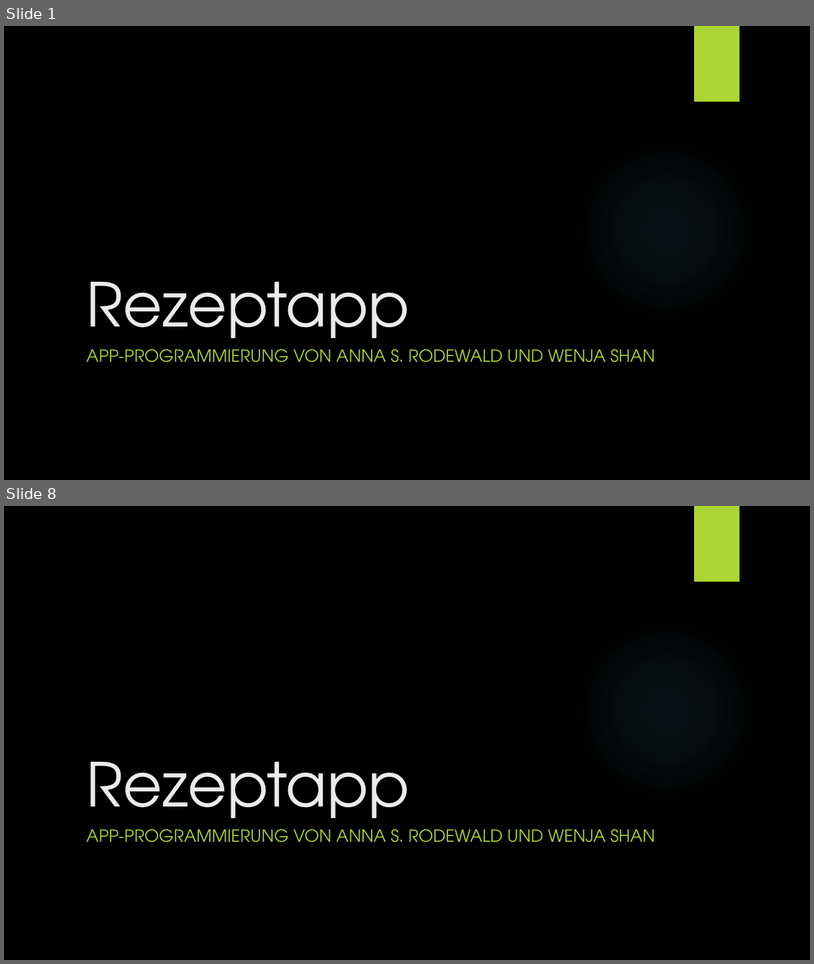
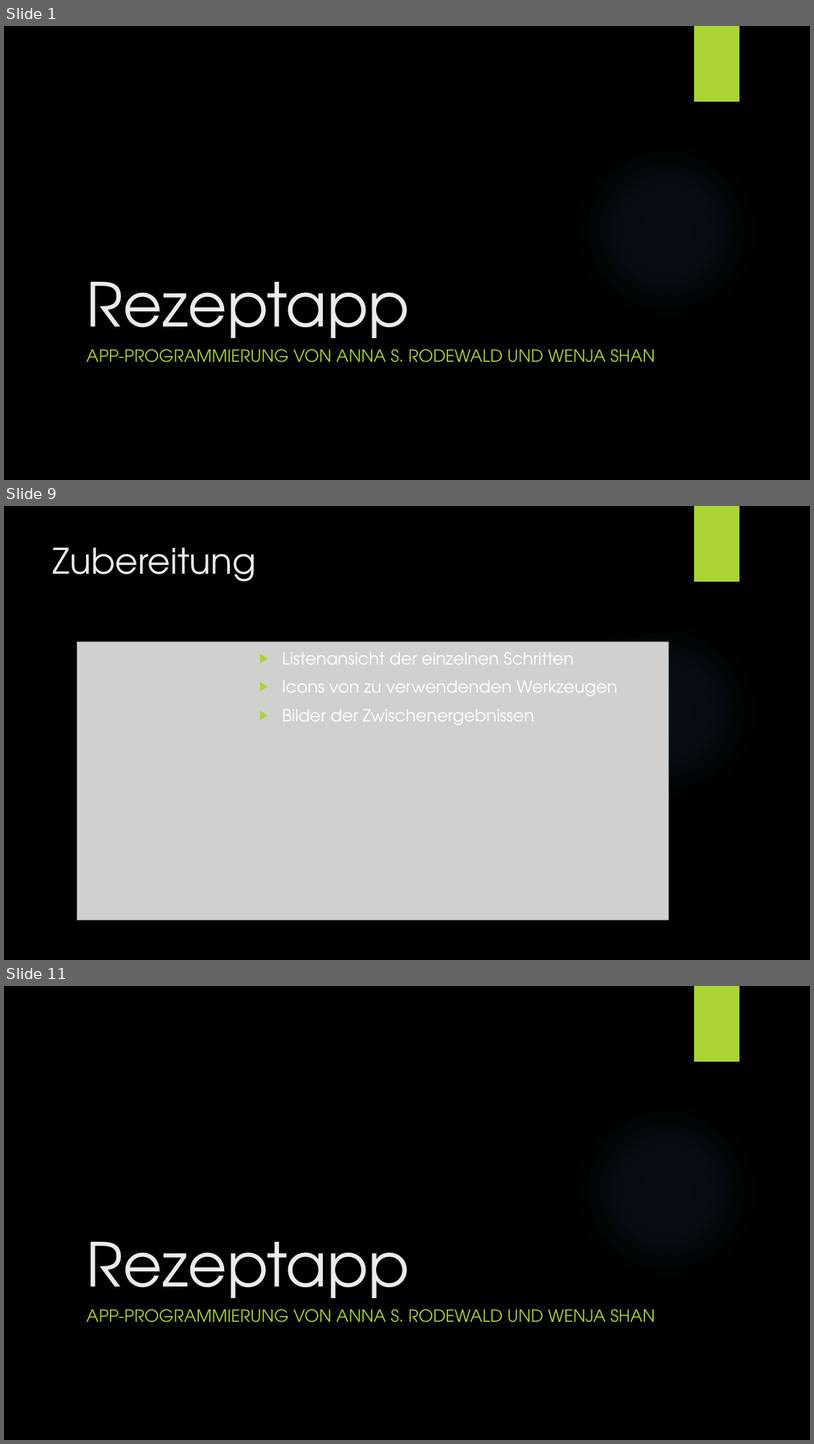
Before and after one commit to Wenja26/rezept, a slide deck: Rezptapp.pptx. Shown one above the other, each under a label of ours: slides 1 and 8 before the commit, slides 1, 9 and 11 after it; the slides between them are not shown. The pictures are 814x964 and 814x1444 pixels, drawn with LibreOffice and Linux fonts; fonts in the diff are those of the drawing; grey boxes stand for pictures; background and template pictures are left out. Boxes give left, top, right and bottom in pixels: in the first picture for what was removed or moved away, otherwise in the second. Text is boxed around its words. In the diff, an @@ line names an element or a change of style, - is before the commit and + after.

```diff
--- a/Rezptapp.pptx
+++ b/Rezptapp.pptx
@@ slide 9 added at (4, 506, 810, 960), background picture (left out); not listed: 2 template elements that a slide beside it also shows @@
@@ title added at (53, 547, 257, 582), 42 pt, text #EBEBEB @@
+Zubereitung
@@ picture added at (77, 642, 669, 920) @@
@@ text added at (282, 652, 617, 725), 20 pt, text #FFFFFF @@
+▶ Listenansicht der einzelnen Schritten
+▶ Icons von zu verwendenden Werkzeugen
+▶ Bilder der Zwischenergebnissen
@@ what was slide 8 is now slide 11 @@
```
Also in this commit, not shown: 6 slides changed, 2 other slides added.
